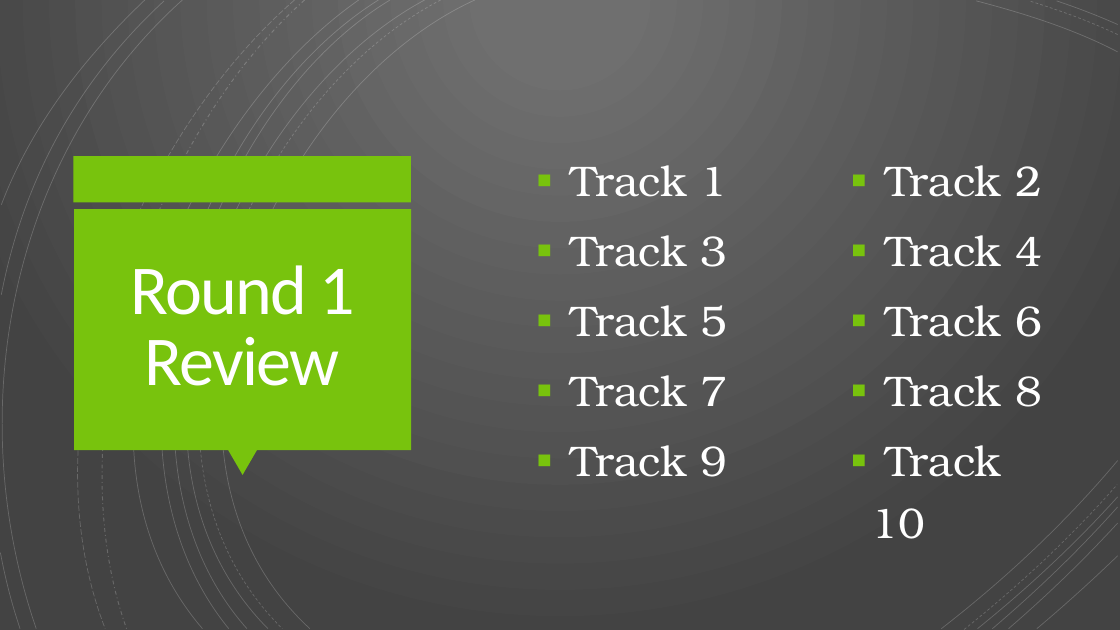
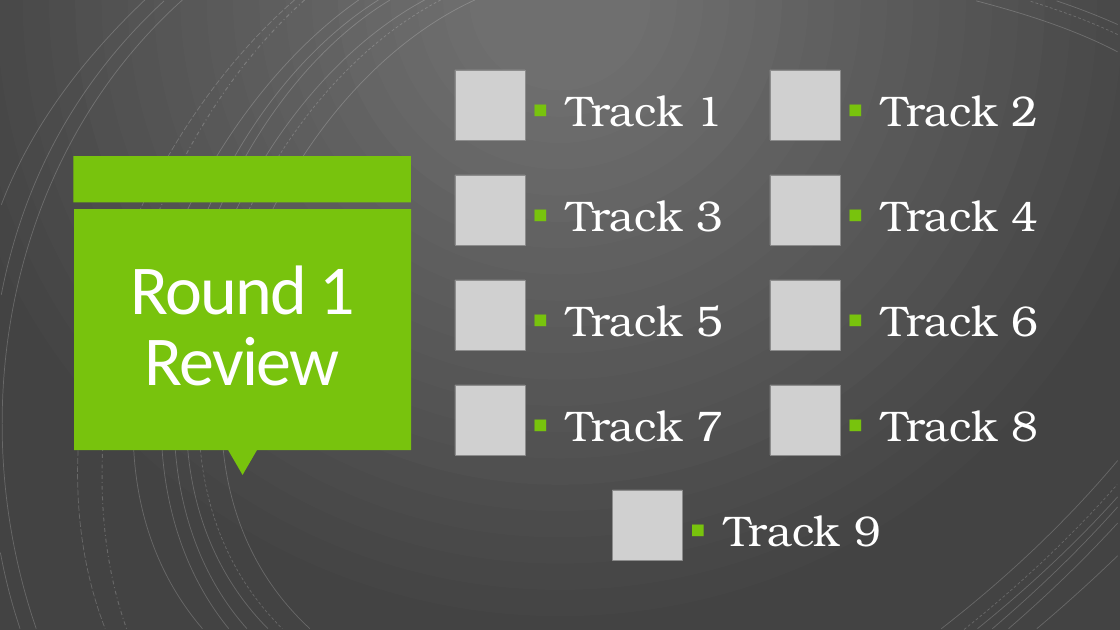
Before and after one commit to Rwelk/Video-Game-Music-Competition, a slide deck: slide 13 of VGMC 2022 Spring Slides.pptx (slide 14 before the commit). Drawn at 1120x630 pixels with LibreOffice and Linux fonts; fonts in the diff are those of the drawing; grey boxes stand for pictures. Boxes give left, top, right and bottom in pixels: in the first picture for what was removed or moved away, otherwise in the second. Text is boxed around its words. In the diff, an @@ line names an element or a change of style, - is before the commit and + after.

Commit message:
Creates the Review Slide

```diff
--- a/VGMC 2022 Spring Slides.pptx
+++ b/VGMC 2022 Spring Slides.pptx
@@ picture added at [455,70,525,140] @@
@@ text "Track 1": place and size @@
-text "Track 1" at [571,165,728,197]
+text "Track 1" at [567,95,724,127]
@@ picture added at [770,70,840,140] @@
@@ text "Track 2": place and size @@
-text "Track 2" at [885,165,1042,197]
+text "Track 2" at [882,95,1039,127]
@@ picture added at [455,175,525,245] @@
@@ text "Track 3": place and size @@
-text "Track 3" at [571,235,728,267]
+text "Track 3" at [567,200,724,232]
@@ picture added at [770,175,840,245] @@
@@ text "Track 4": place and size @@
-text "Track 4" at [885,235,1042,267]
+text "Track 4" at [882,200,1039,232]
@@ picture added at [455,280,525,350] @@
@@ text "Track 5": place and size @@
-text "Track 5" at [571,305,728,337]
+text "Track 5" at [567,305,724,337]
@@ picture added at [770,280,840,350] @@
@@ picture added at [455,385,525,455] @@
@@ text "Track 7": place and size @@
-text "Track 7" at [571,375,728,407]
+text "Track 7" at [567,410,724,442]
@@ picture added at [770,385,840,455] @@
@@ text "Track 8": place and size @@
-text "Track 8" at [885,375,1042,407]
+text "Track 8" at [882,410,1039,442]
@@ text removed at [872,445,1001,539] @@
-▪ Track 10
@@ picture added at [612,490,682,560] @@
@@ text "Track 9": place and size @@
-text "Track 9" at [571,445,728,477]
+text "Track 9" at [724,515,881,547]
```
Also in this commit, not shown: 1 other slide changed, 49 slides removed, 6 other files.
